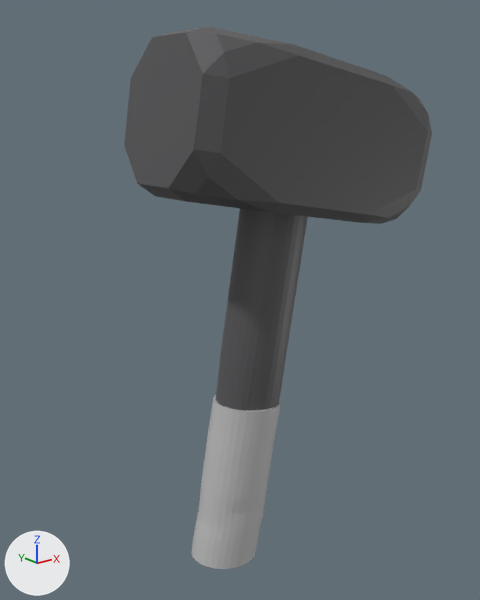
A saved change to the Blender file Animacije_folder/hammers/level4/Untitled.blend.
The view is the same before and after, from a camera (50 mm lens) standing at (-1.96, -2.51, 2.22) and looking at (0.12, 0.09, 1.18). The lights are fixed; the arrows at lower left show +X, +Y and +Z.
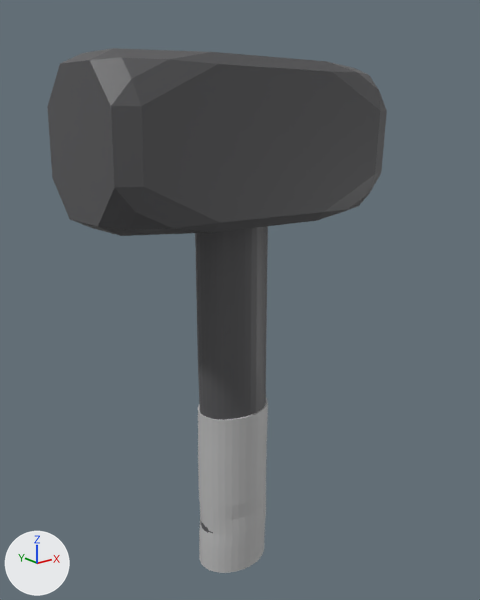
What differs and where, as boxes [x1, y1, x2, y2] in the pictures (480 x 600 px):
'Cube', moved, turned: before [124, 26, 432, 224]; after [47, 48, 387, 236]
'Cylinder', moved, turned: before [216, 209, 308, 410]; after [195, 226, 268, 533]
'Cylinder.001', moved, turned: before [192, 394, 281, 569]; after [198, 398, 268, 573]

The edits, one by one:
Object 'Cylinder.001' (ob_cylinder_001) turns from (1, 9, 0) to (0, 0, 0) degrees about x, y and z.
Object 'Cylinder.001' (ob_cylinder_001) moves from (0.036, 0.02, 0.194) to (0.0, 0.0, 0.194).
Object 'Cylinder' (ob_cylinder) turns from (1, 9, 0) to (0, 0, 0) degrees about x, y and z.
Object 'Cylinder' (ob_cylinder) moves from (0.171, 0.006, 1.025) to (0.0, 0.0, 1.025).
Object 'Cube' (ob_cube) moves from (0.353, -0.012, 1.946) to (0.0, 0.0, 1.946).
Object 'Cube' (ob_cube) turns from (9, 0, 90) to (0, 0, 90) degrees about x, y and z.
